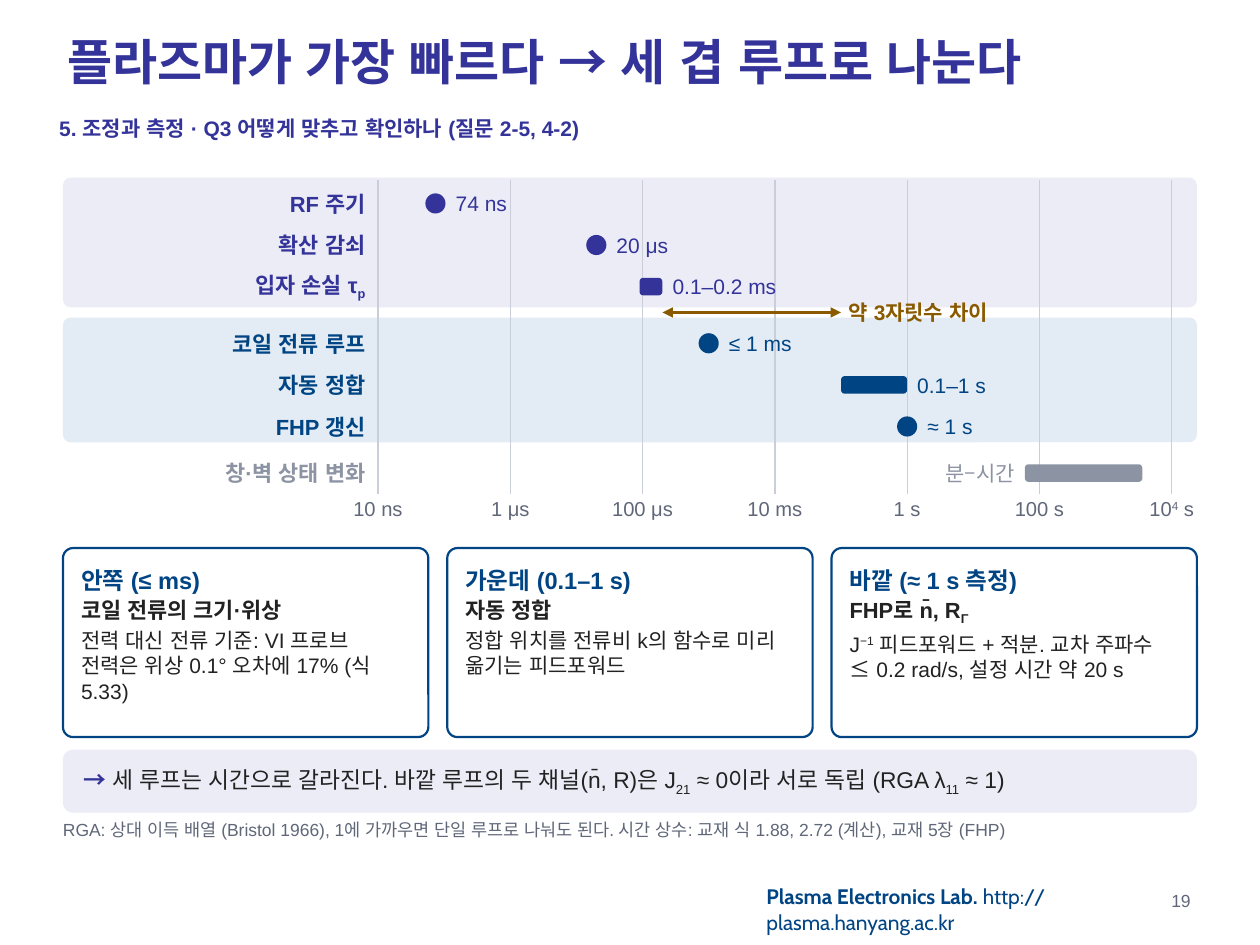
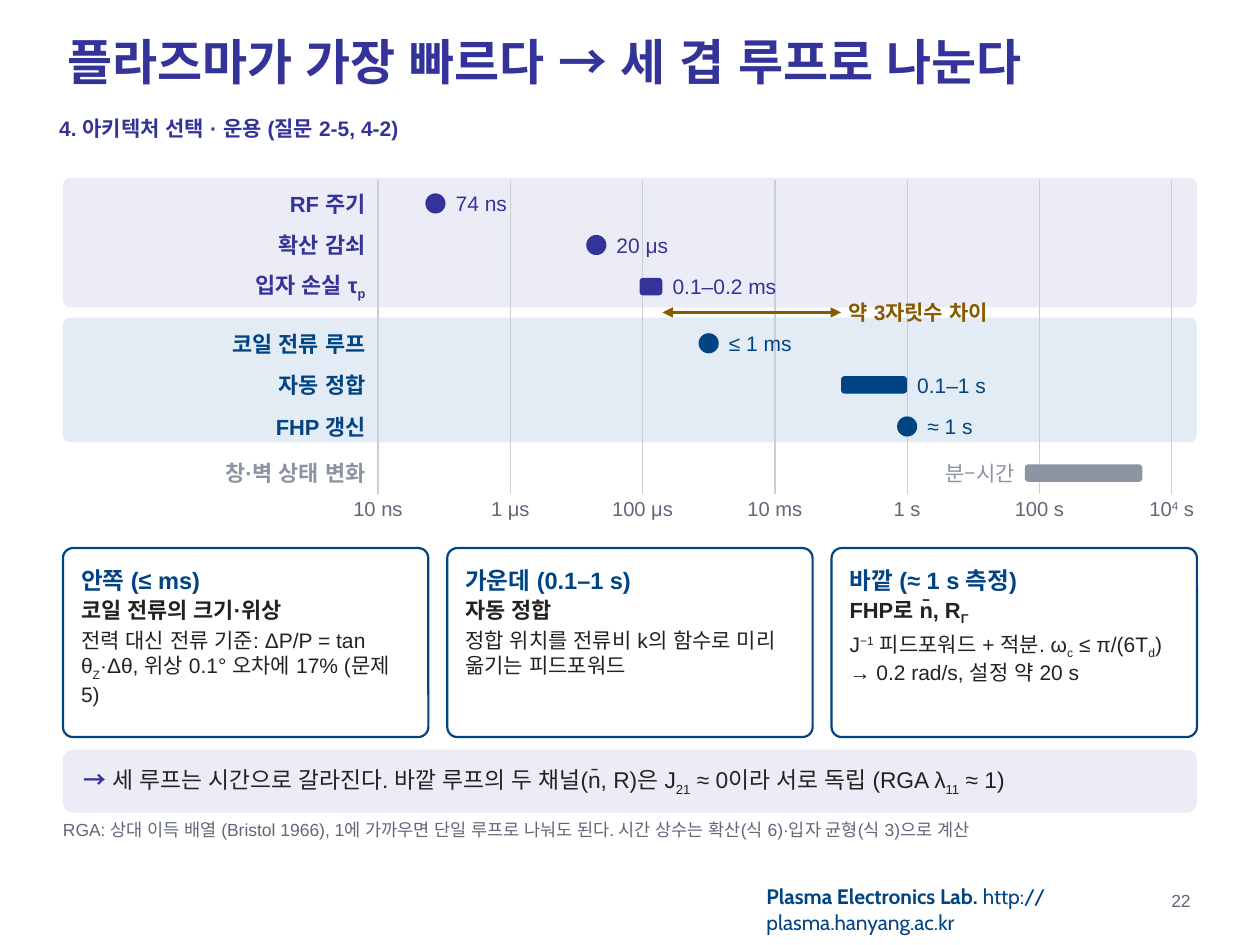
Before and after one commit to garlicjam-pyo/plasma, a slide deck: slide 22 of presentations/1차발표_최종.pptx (slide 19 before the commit). Drawn at 1260x945 pixels with LibreOffice and Linux fonts; fonts in the diff are those of the drawing; background and template pictures are left out. Boxes give left, top, right and bottom in pixels: in the first picture for what was removed or moved away, otherwise in the second. Text is boxed around its words. In the diff, an @@ line names an element or a change of style, - is before the commit and + after.

```diff
--- a/presentations/1차발표_최종.pptx
+++ b/presentations/1차발표_최종.pptx
@@ text at [59,118,398,141]: text changed @@
-5. 조정과 측정 · Q3 어떻게 맞추고 확인하나 (질문 2-5, 4-2)
+4. 아키텍처 선택 · 운용 (질문 2-5, 4-2)
@@ text in rounded rectangle at [81,630,390,706]: text changed @@
-전력 대신 전류 기준: VI 프로브 전력은 위상 0.1° 오차에 17% (식 5.33)
+전력 대신 전류 기준: ΔP/P = tan θZ·Δθ, 위상 0.1° 오차에 17% (문제 5)
@@ text in rounded rectangle at [850,634,1148,683]: text changed @@
-J−1 피드포워드 + 적분. 교차 주파수 ≤ 0.2 rad/s, 설정 시간 약 20 s
+J−1 피드포워드 + 적분. ωc ≤ π/(6Td) → 0.2 rad/s, 설정 약 20 s
@@ text at [63,821,969,840]: text changed @@
-RGA: 상대 이득 배열 (Bristol 1966), 1에 가까우면 단일 루프로 나눠도 된다. 시간 상수: 교재 식 1.88, 2.72 (계산), 교재 5장 (FHP)
+RGA: 상대 이득 배열 (Bristol 1966), 1에 가까우면 단일 루프로 나눠도 된다. 시간 상수는 확산(식 6)·입자 균형(식 3)으로 계산
@@ page number at [1171,895,1190,907]: text changed @@
-19
+22
```
Also in this commit, not shown: 23 other slides changed, 12 slides added, 8 slides removed, 21 other files.
